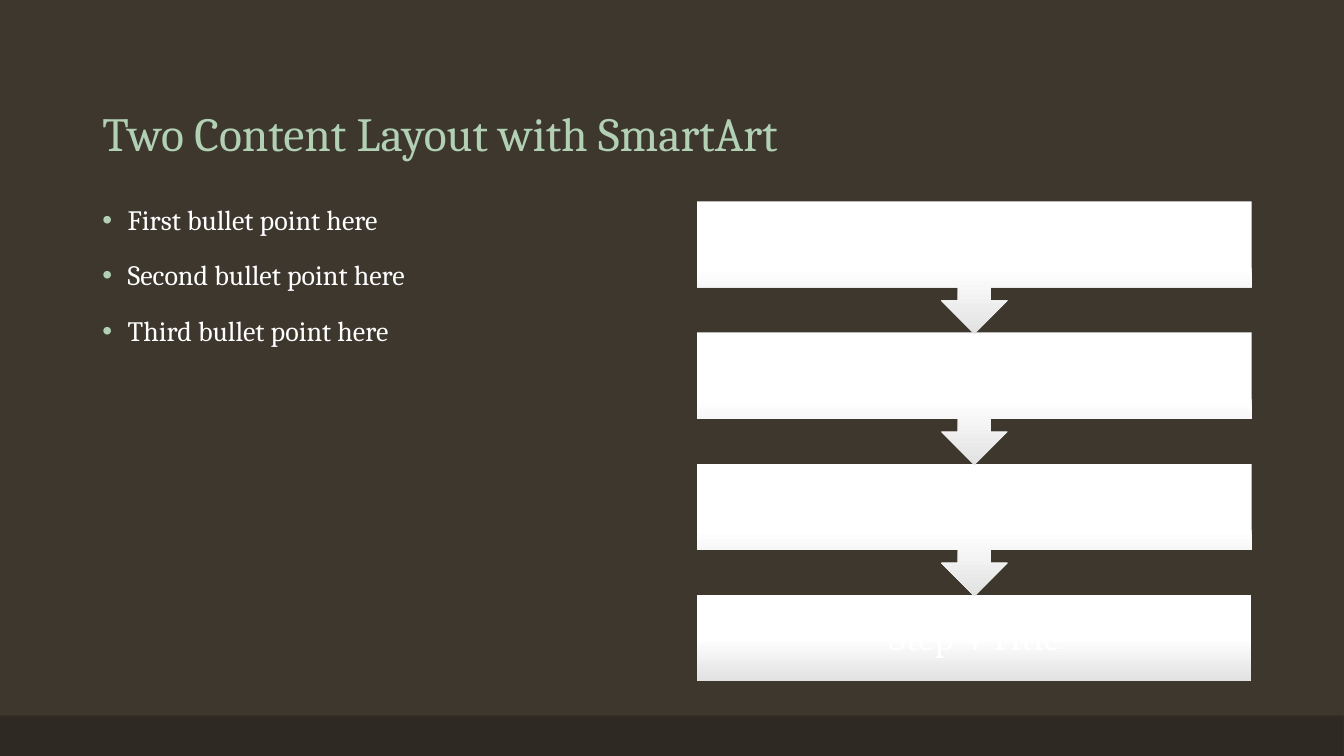
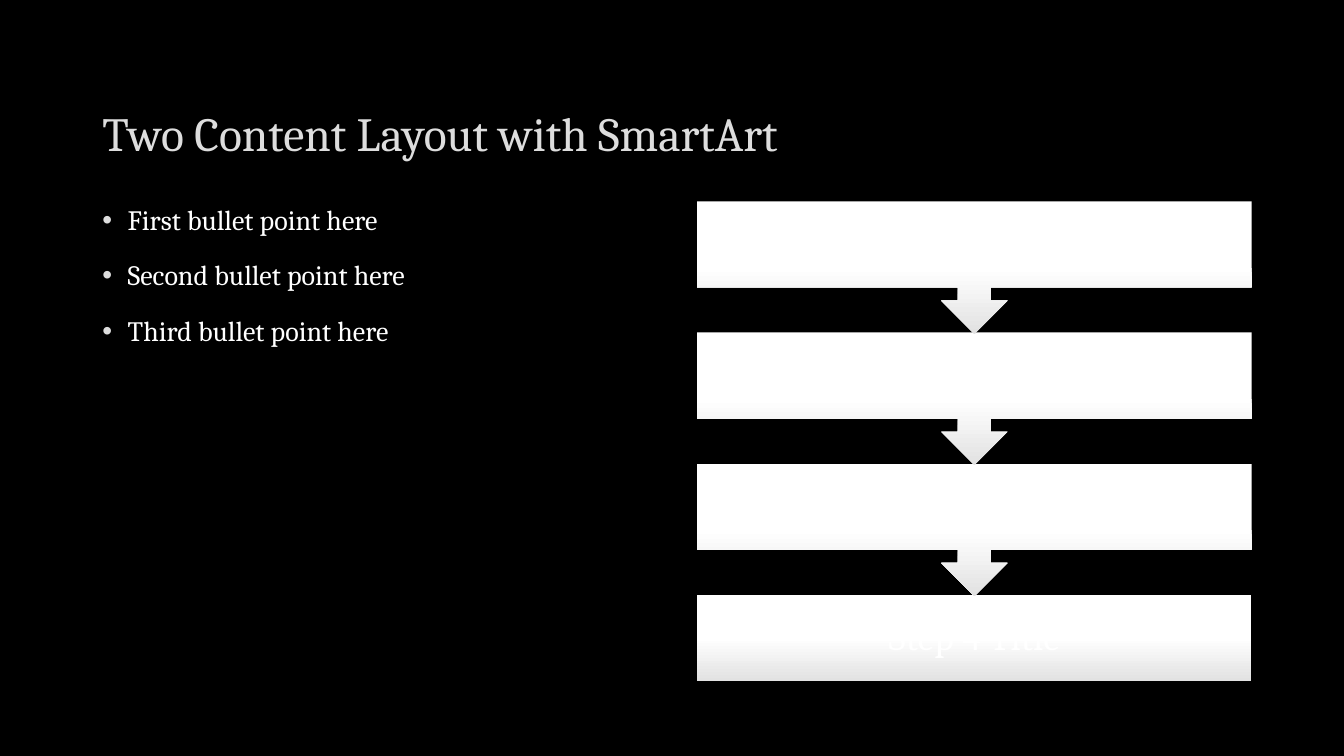
Before and after one commit to ndgigliotti/dsc-phase-2-project, a slide deck: slide 5 of presentation/presentation.pptx. Drawn at 1344x756 pixels with LibreOffice and Linux fonts; fonts in the diff are those of the drawing. Boxes give left, top, right and bottom in pixels: in the first picture for what was removed or moved away, otherwise in the second. Text is boxed around its words. In the diff, an @@ line names an element or a change of style, - is before the commit and + after.

```diff
--- a/presentation/presentation.pptx
+++ b/presentation/presentation.pptx
@@ background #3D372E to #000000 @@
@@ title "Two Content Layout with SmartArt" at (102, 118, 778, 161): text colour #B2D0B4 to #DDDDDD @@
@@ text "First bullet point here" at (128, 210, 405, 347): bullet colour #B2D0B4 to #DDDDDD @@
@@ rectangle removed at (0, 716, 1344, 756) @@
```
Also in this commit, not shown: 9 other slides changed, 1 slide added, 1 slide removed, 2 other files.
